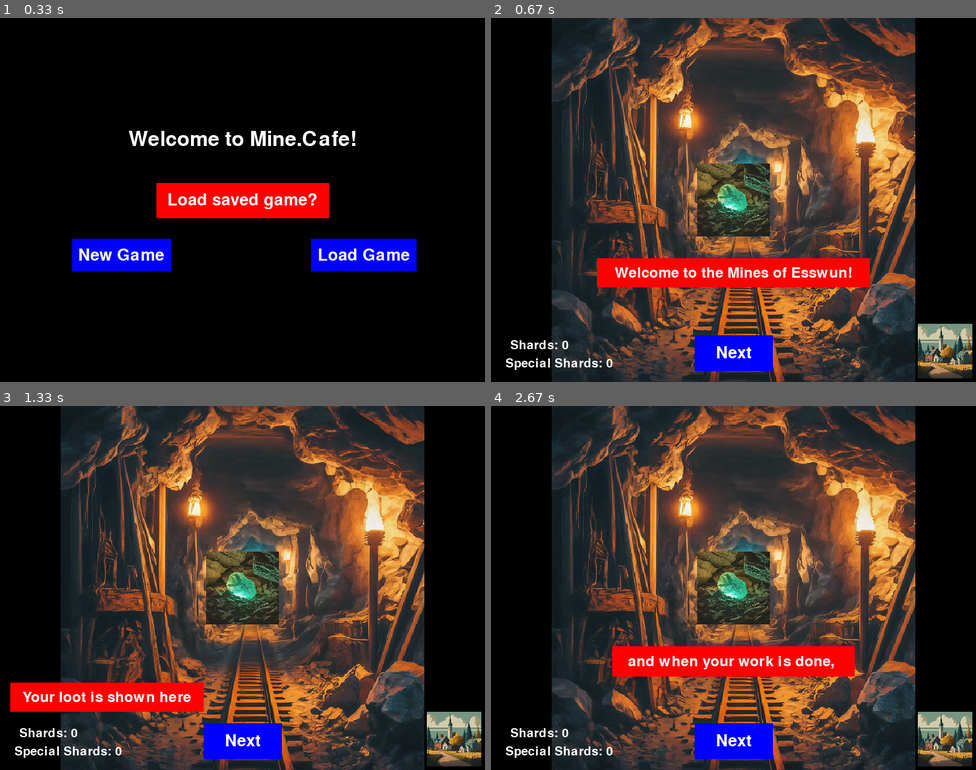
Above: before the commit, frames 1-4 (two rows, left to right).
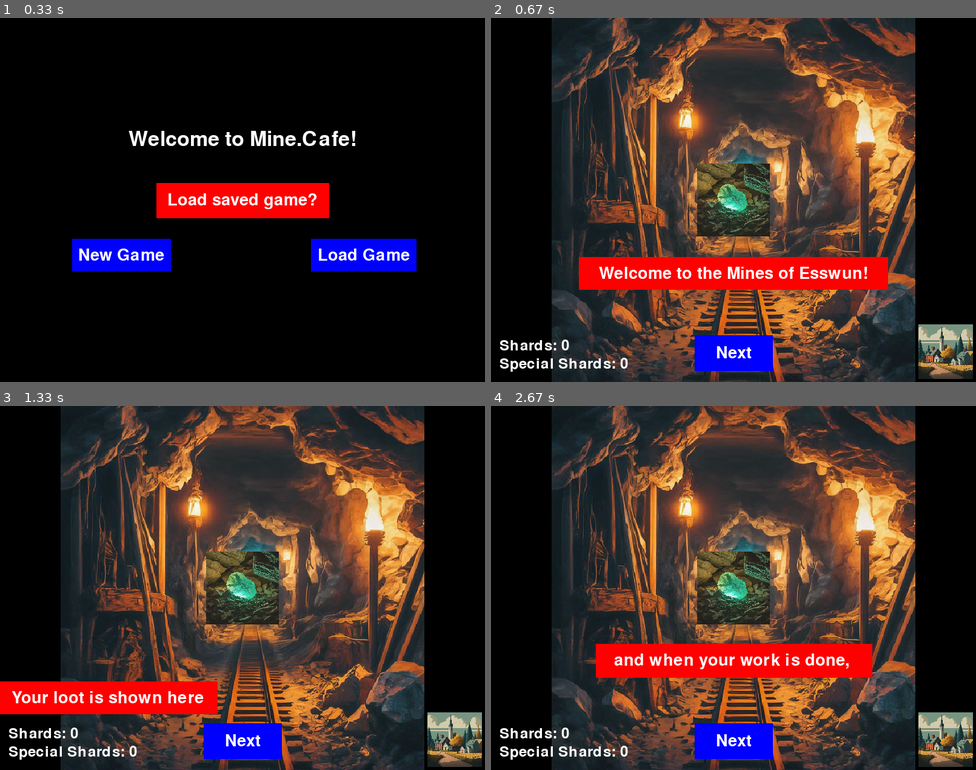
Above: after the commit, the same moments.

Repository: booltastic/Opus-PyGame-Project
Game: pygame game, started from main.py
Same seed, same stepped clock (60 frames per second), same inputs: the game is played once before the commit and once after it.
Inputs:
- Up to frame 1 (0.33 s): no input
- Up to frame 2 (0.67 s): click "New Game" at 0.38 s
- Up to frame 3 (1.33 s): click "Next" at 0.72 s; click "Next" at 1.05 s
- Up to frame 4 (2.67 s): click "Next" at 2.38 s

Frame 1 is identical in both runs. In frame 2, 3.4% of the frame differs, in the area x 1-100%, y 65-100%; in frame 3, 2.7%; in frame 4, 3.2%.

Commit message:
Add files via upload

Diff:
--- a/main.py
+++ b/main.py
@@ -10,11 +10,16 @@
 class systemhandler:
     def __init__(self):
         # Set up the display
-        sdScreen = True
-        if sdScreen:
+        sdScreen = 'small'
+        if sdScreen == 'medium':
+            self.WINDOW_WIDTH, self.WINDOW_HEIGHT = 1200, 900
+            self.fontscale = int(1.75)
+        elif sdScreen == 'large':
+            self.WINDOW_WIDTH, self.WINDOW_HEIGHT = 1600, 1200
+            self.fontscale = int(2.5)
+        else:
             self.WINDOW_WIDTH, self.WINDOW_HEIGHT = 800, 600
-        else:
-            self.WINDOW_WIDTH, self.WINDOW_HEIGHT = 1600, 1200
+            self.fontscale = int(1)
         self.screen = pygame.display.set_mode((self.WINDOW_WIDTH, self.WINDOW_HEIGHT))
         pygame.display.set_caption("Practice Clicker Game")
         self.clock = pygame.time.Clock()
@@ -34,7 +39,7 @@
 
         # Global Variables
         self.titlestring = 'The Clicker Game'
-        self.text_font = pygame.font.Font(None, 50)
+        self.text_font = pygame.font.Font(None, 50*self.fontscale)
         self.introstring = 'Welcome to Mine.Cafe!'
         self.introstring = self.text_font.render(str(self.introstring), True, self.WHITE)  # rendering text as object/image
         self.introtext_rect = self.introstring.get_rect(
@@ -111,7 +116,7 @@
 
         # Next Button
         def draw_next_button():
-            nexttext_font = pygame.font.Font(None, 40)
+            nexttext_font = pygame.font.Font(None, 40*self.fontscale)
             nextbuttonstring = nexttext_font.render(str(self.nextbuttontext), True, self.WHITE)  # rendering text as object/image
             nextbutton_rect = nextbuttonstring.get_rect(
                 center=(self.WINDOW_WIDTH // 2, self.WINDOW_HEIGHT*0.92))  # gets rect of the text shape, placed at a location
@@ -124,7 +129,7 @@
 
         # Drawing location icons
         def draw_location_icon(locationiconimage):
-            icon_rect = pygame.Rect((self.WINDOW_WIDTH*0.88, self.WINDOW_HEIGHT*0.84), (self.small_icon))  # location, size
+            icon_rect = pygame.Rect((self.WINDOW_WIDTH*0.8822, self.WINDOW_HEIGHT*0.843), (self.small_icon))  # location, size
             pygame.draw.rect(self.screen, self.CLEAR, icon_rect)  # draw it. currently drawn off screen (beside background)
             return_icon_image = pygame.transform.scale(locationiconimage, (self.small_icon))
             self.screen.blit(return_icon_image, icon_rect)
@@ -158,17 +163,17 @@
 
         def draw_shardicon():
             # Shards
-            shard_font = pygame.font.Font(None, 30)
+            shard_font = pygame.font.Font(None, 35*self.fontscale)
             shard_string = 'Shards: ' + str(int(self.shard))
             shard_text = shard_font.render(shard_string, True, self.WHITE)
-            shardrect = shard_text.get_rect(center=(self.WINDOW_WIDTH*0.1, self.WINDOW_HEIGHT*0.9))
+            shardrect = shard_text.get_rect(midleft=(self.WINDOW_WIDTH*0.0175, self.WINDOW_HEIGHT*0.9))
             self.screen.blit(shard_text, shardrect)
 
             # Special Shards
-            sshard_font = pygame.font.Font(None, 30)
+            sshard_font = pygame.font.Font(None, 35*self.fontscale)
             sshard_string = 'Special Shards: ' + str(int(self.sshard))
             sshard_text = sshard_font.render(sshard_string, True, self.WHITE)
-            sshardrect = sshard_text.get_rect(center=(self.WINDOW_WIDTH*0.14, self.WINDOW_HEIGHT*0.95))
+            sshardrect = sshard_text.get_rect(midleft=(self.WINDOW_WIDTH*0.0175, self.WINDOW_HEIGHT*0.95))
             self.screen.blit(sshard_text, sshardrect)
 
         def draw_mainclicktarget():
@@ -209,10 +214,10 @@
 
         def intro_rects_and_images():
             rects = {}
-            get_text_box(self.newgametext[0], 40, (self.WINDOW_WIDTH/2, self.WINDOW_HEIGHT*0.5),
+            get_text_box(self.newgametext[0], 40*self.fontscale, (self.WINDOW_WIDTH/2, self.WINDOW_HEIGHT*0.5),
                          self.RED)  # tuple of 4, with 3 rects: 2 for draw, 1 for collide
-            rects['new_game_rect'] = get_text_box(self.newgametext[1], 40, (self.WINDOW_WIDTH*0.25, self.WINDOW_HEIGHT*0.65), self.BLUE)
-            rects['load_game_rect'] = get_text_box(self.newgametext[2], 40, (self.WINDOW_WIDTH*0.75, self.WINDOW_HEIGHT*0.65), self.BLUE)
+            rects['new_game_rect'] = get_text_box(self.newgametext[1], 40*self.fontscale, (self.WINDOW_WIDTH*0.25, self.WINDOW_HEIGHT*0.65), self.BLUE)
+            rects['load_game_rect'] = get_text_box(self.newgametext[2], 40*self.fontscale, (self.WINDOW_WIDTH*0.75, self.WINDOW_HEIGHT*0.65), self.BLUE)
             self.screen.blit(self.introstring, self.introtext_rect)  # blits the rendered text onto the rectangle that is at a location
             # functions for other scene elements can go here, and isolate the rects for collide function
             return rects
@@ -240,7 +245,7 @@
             rects = {}
             draw_background(self.level1minesceneimage)
             if self.promptnumber < len(self.tuttext):
-                get_text_box(self.tuttext[self.promptnumber], 35, self.tuttext_locations[self.promptnumber], self.RED)
+                get_text_box(self.tuttext[self.promptnumber], 40*self.fontscale, self.tuttext_locations[self.promptnumber], self.RED)
             draw_shardicon()
             draw_location_icon(self.towniconimage)
             draw_mainclicktarget()
@@ -290,34 +295,34 @@
             draw_shardicon()
             rects['corner_location_icon'] = draw_location_icon(self.towniconimage)
 
-            get_text_box(self.minerswelcome[0], 30, self.Text_Location_Center, self.RED)
-            get_text_box(self.minerswelcome[1], 30, (400, 500), self.RED)
-
-            rects['str_up_rect'] = pygame.Rect((self.WINDOW_WIDTH*0.35, self.WINDOW_HEIGHT*0.4), self.medium_icon)  # location, size
+            get_text_box(self.minerswelcome[0], 30*self.fontscale, self.Text_Location_Center, self.RED)
+            get_text_box(self.minerswelcome[1], 30*self.fontscale, (self.WINDOW_WIDTH*0.5,self.WINDOW_HEIGHT*0.8), self.RED)
+
+            rects['str_up_rect'] = pygame.Rect((self.WINDOW_WIDTH*0.3, self.WINDOW_HEIGHT*0.4), self.medium_icon)  # location, size
             self.screen.blit(self.strength_up_icon, rects['str_up_rect'])
-            rects['hire_worker_rect'] = pygame.Rect((self.WINDOW_WIDTH*0.65, self.WINDOW_HEIGHT*0.4),
+            rects['hire_worker_rect'] = pygame.Rect((self.WINDOW_WIDTH*0.6, self.WINDOW_HEIGHT*0.4),
                                                     self.medium_icon)  # location, size
             self.screen.blit(self.hire_worker_icon, rects['hire_worker_rect'])
 
             if self.str_up == 1:
-                get_text_box(cost_texts['str_upgrade_text'][0], 30, (self.WINDOW_WIDTH*0.5,self.WINDOW_HEIGHT*0.3), self.RED)
+                get_text_box(cost_texts['str_upgrade_text'][0], 30*self.fontscale, (self.WINDOW_WIDTH*0.5,self.WINDOW_HEIGHT*0.3), self.RED)
                 self.timer += 1
                 self.worker_hired = 0
                 if self.timer >= 90:
                     self.str_up, self.timer = 0, 0
             elif self.str_up == 2:
-                get_text_box(cost_texts['str_upgrade_text'][1], 30, (self.WINDOW_WIDTH*0.5,self.WINDOW_HEIGHT*0.3), self.RED)
+                get_text_box(cost_texts['str_upgrade_text'][1], 30*self.fontscale, (self.WINDOW_WIDTH*0.5,self.WINDOW_HEIGHT*0.3), self.RED)
                 self.timer += 1
                 if self.timer >= 90:
                     self.str_up, self.timer = 0, 0
             if self.worker_hired == 1:
-                get_text_box(cost_texts['worker_hired_text'][0], 30, (self.WINDOW_WIDTH*0.5,self.WINDOW_HEIGHT*0.3), self.RED)
+                get_text_box(cost_texts['worker_hired_text'][0], 30*self.fontscale, (self.WINDOW_WIDTH*0.5,self.WINDOW_HEIGHT*0.3), self.RED)
                 self.timer += 1
                 self.str_up = 0
                 if self.timer >= 90:
                     self.worker_hired, self.timer = 0, 0
             elif self.worker_hired == 2:
-                get_text_box(cost_texts['worker_hired_text'][1], 30, (self.WINDOW_WIDTH*0.5,self.WINDOW_HEIGHT*0.3), self.RED)
+                get_text_box(cost_texts['worker_hired_text'][1], 30*self.fontscale, (self.WINDOW_WIDTH*0.5,self.WINDOW_HEIGHT*0.3), self.RED)
                 self.timer += 1
                 self.str_up = 0
                 if self.timer >= 90:
